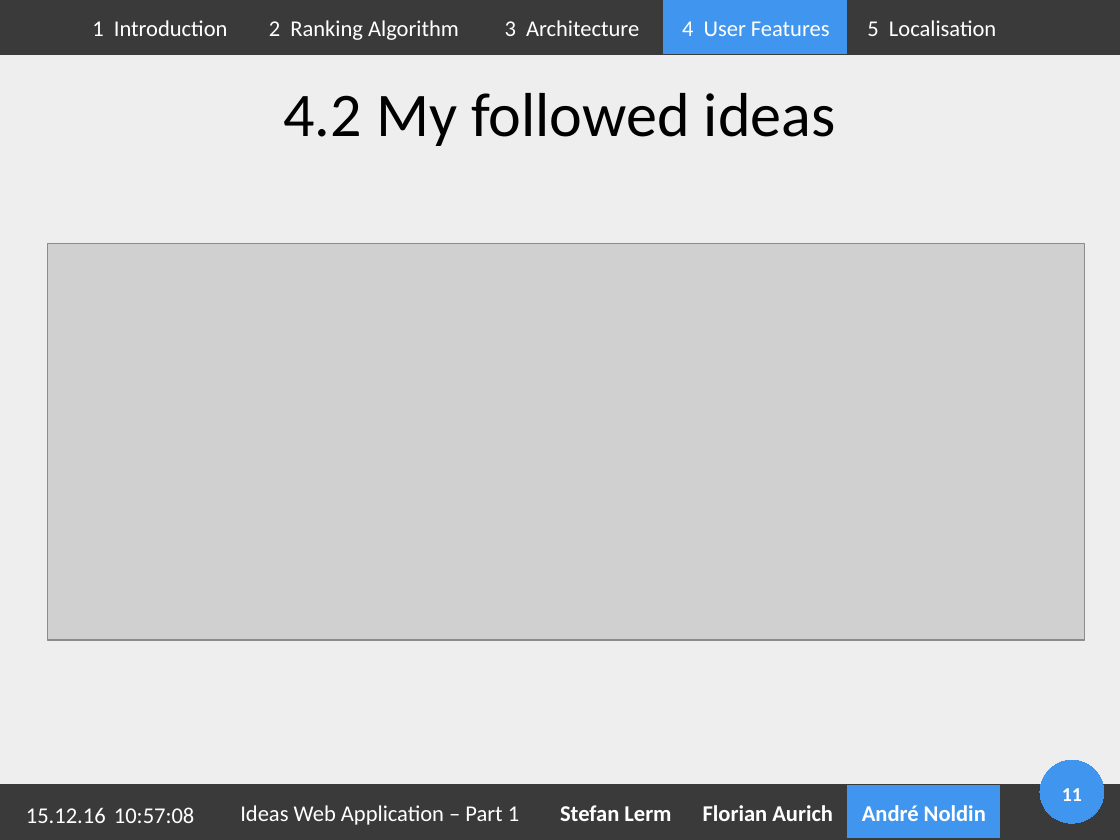
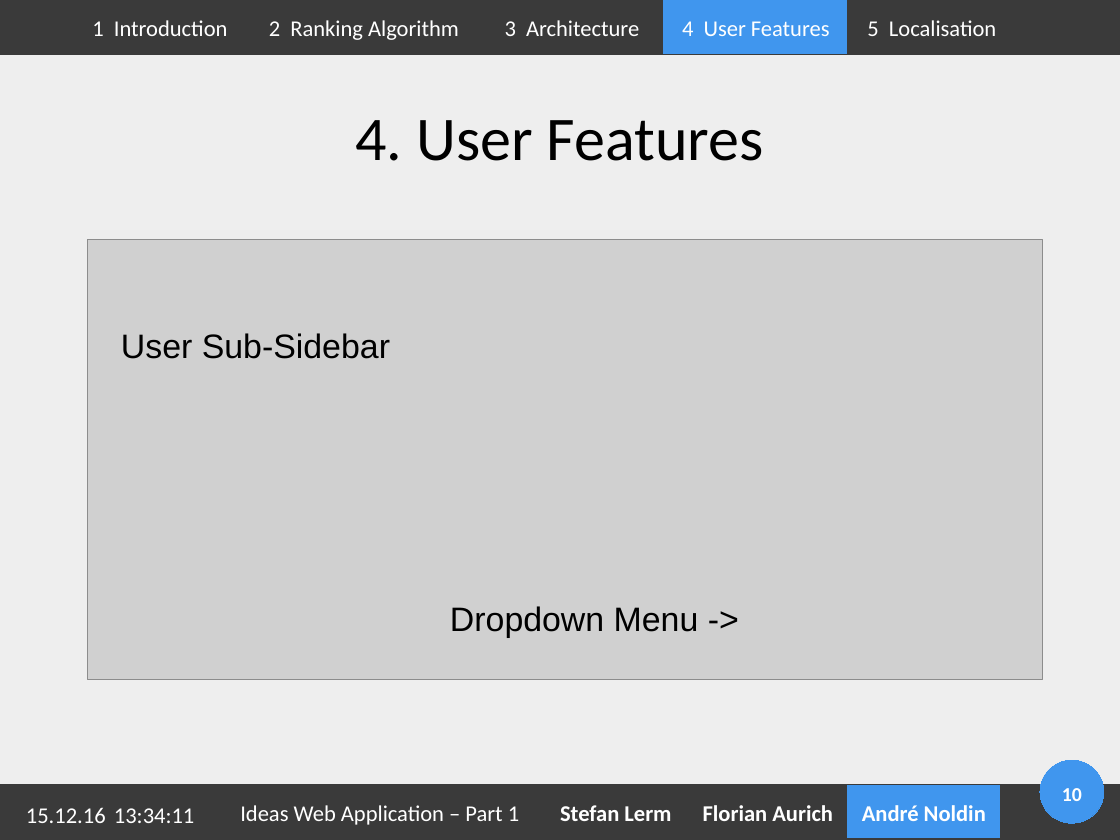
Before and after one commit to Geopras/IdeaWatcher, a slide deck: slide 10 of presentation/part1.odp (slide 11 before the commit). Drawn at 1120x840 pixels with LibreOffice and Linux fonts; fonts in the diff are those of the drawing; grey boxes stand for pictures; background and template pictures are left out. Boxes give left, top, right and bottom in pixels: in the first picture for what was removed or moved away, otherwise in the second. Text is boxed around its words. In the diff, an @@ line names an element or a change of style, - is before the commit and + after.

```diff
--- a/presentation/part1.odp
+++ b/presentation/part1.odp
@@ title at (355,120,764,161): text changed @@
-4.2 My followed ideas
+4. User Features
@@ picture: place and size @@
-picture at (48,244,1084,640)
+picture at (88,240,1044,680)
@@ text added at (121,333,390,359), 24 pt, text #000000 @@
+User Sub-Sidebar
@@ text added at (450,606,699,637), 24 pt, text #000000 @@
+Dropdown Menu ->
@@ text at (114,808,194,823): text changed @@
-10:57:08
+13:34:11
@@ page number at (1062,788,1082,801): text changed @@
-11
+10
```
Also in this commit, not shown: 10 other slides changed, 2 slides removed.
